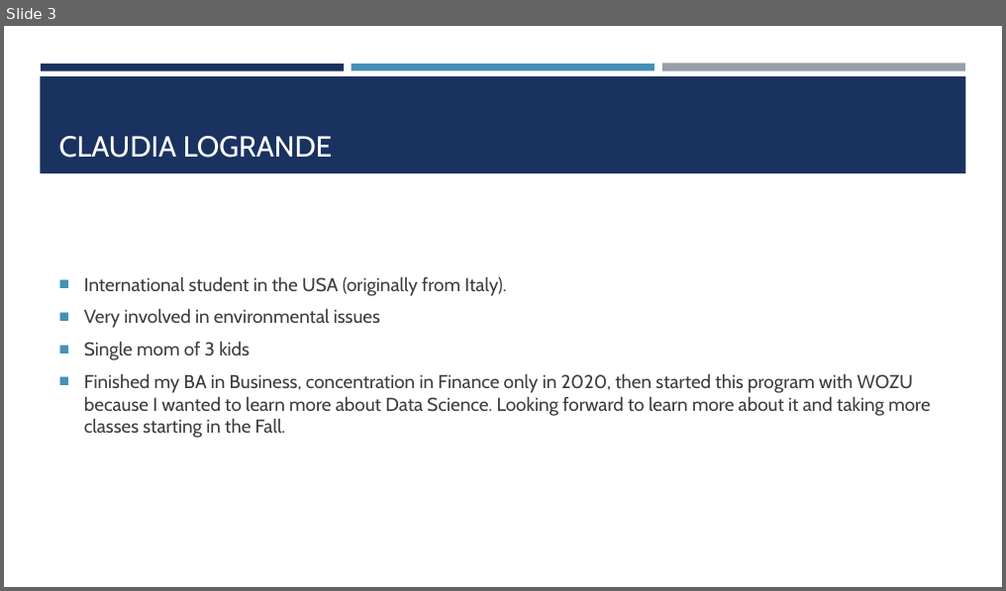
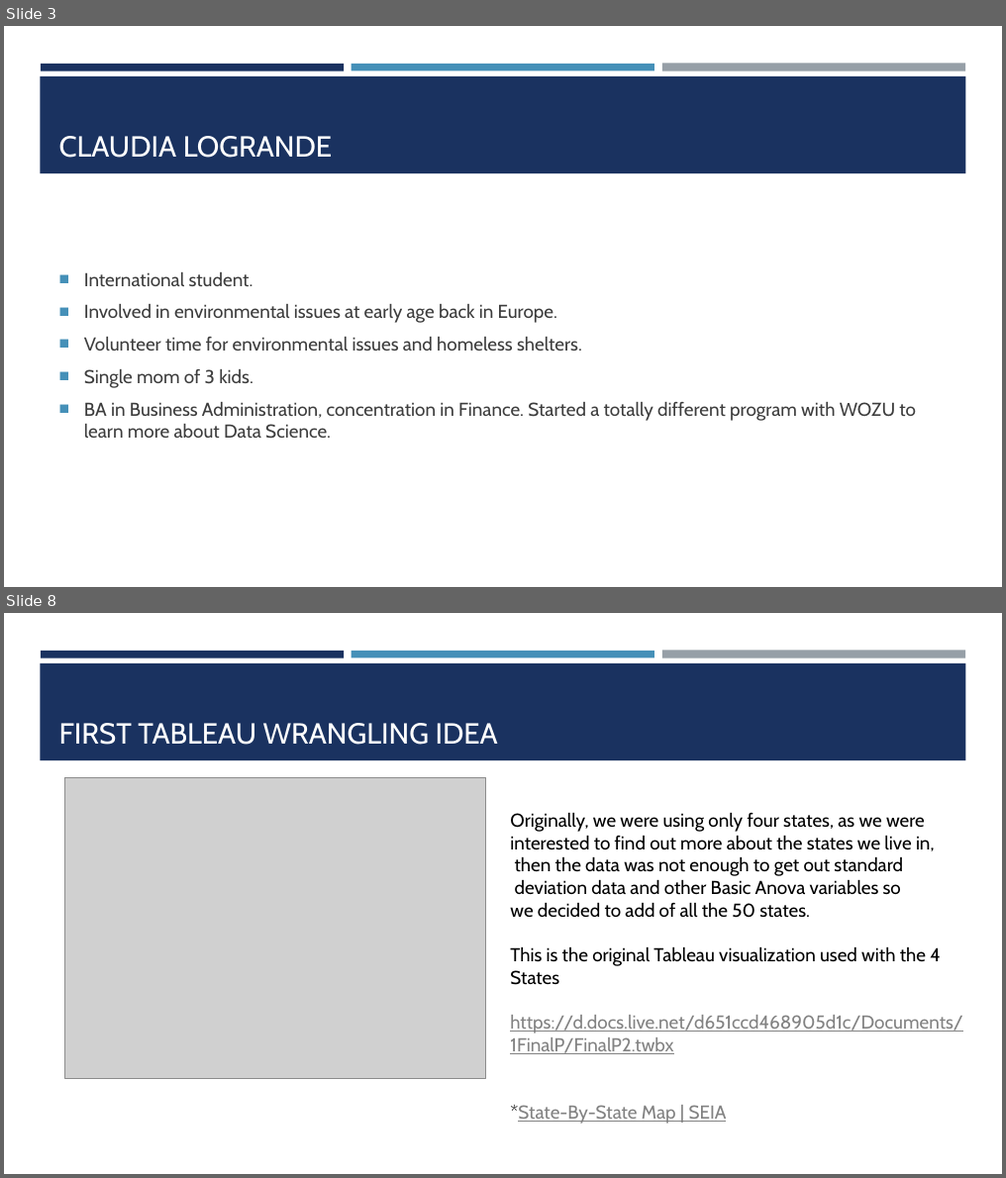
Before and after one commit to Claudy427/Final_Project, a slide deck: Solar Panels for homes.pptx. Shown one above the other, each under a label of ours: slide 3 before the commit, slides 3 and 8 after it; the slides between them are not shown. The pictures are 1006x591 and 1006x1178 pixels, drawn with LibreOffice and Linux fonts; fonts in the diff are those of the drawing; grey boxes stand for pictures. Boxes give left, top, right and bottom in pixels: in the first picture for what was removed or moved away, otherwise in the second. Text is boxed around its words. In the diff, an @@ line names an element or a change of style, - is before the commit and + after.

```diff
--- a/Solar Panels for homes.pptx
+++ b/Solar Panels for homes.pptx
@@ slide 8 added at (4,613,1002,1174), background #FFFFFF; not listed: 4 template elements that a slide beside it also shows @@
@@ title added at (59,723,498,745), 28 pt, text #FFFFFF @@
+FIRST TABLEAU WRANGLING IDEA
@@ picture added at (64,777,486,1078) @@
@@ text added at (510,812,963,1124), 18 pt, text #000000 @@
+Originally, we were using only four states, as we were
+interested to find out more about the states we live in,
+then the data was not enough to get out standard
+deviation data and other Basic Anova variables so
+we decided to add of all the 50 states.
+This is the original Tableau visualization used with the 4 States
+https://d.docs.live.net/d651ccd468905d1c/Documents/1FinalP/FinalP2.twbx
+*State-By-State Map | SEIA
@@ slide 3 changed as well @@
@@ text at (84,273,916,439): text changed @@
-■ International student in the USA (originally from Italy).
-■ Very involved in environmental issues
-■ Single mom of 3 kids
-■ Finished my BA in Business, concentration in Finance only in 2020, then started this program with WOZU because I wanted to learn more about Data Science. Looking forward to learn more about it and taking more classes starting in the Fall.
+■ International student.
+■ Involved in environmental issues at early age back in Europe.
+■ Volunteer time for environmental issues and homeless shelters.
+■ Single mom of 3 kids.
+■ BA in Business Administration, concentration in Finance. Started a totally different program with WOZU to learn more about Data Science.
```
Also in this commit, not shown: 4 other slides changed, 10 other slides added, 1 slide removed.
